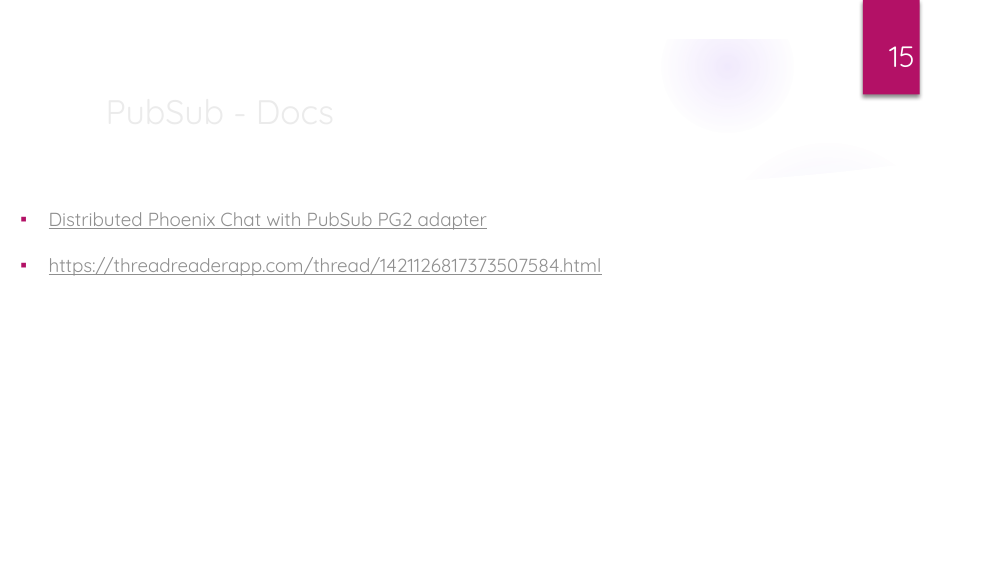
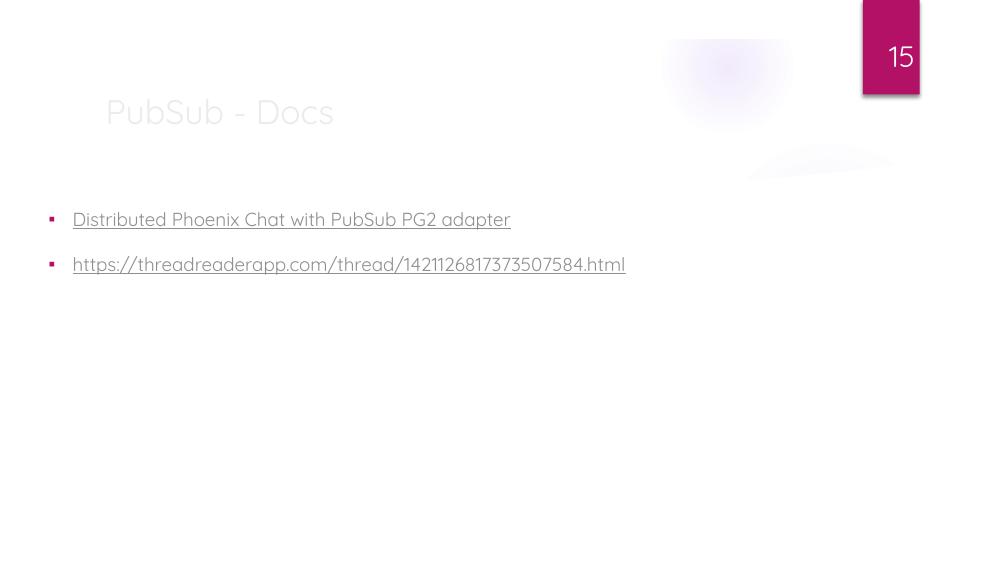
Before and after one commit to ohhi-vn/live_pub_demo, a slide deck: slide 15 of slide/Phoenix LiveView & Pubsub for Realtime & Scalable WebApp.pptx. Drawn at 1008x567 pixels with LibreOffice and Linux fonts; fonts in the diff are those of the drawing; background and template pictures are left out. Boxes give left, top, right and bottom in pixels: in the first picture for what was removed or moved away, otherwise in the second. Text is boxed around its words. In the diff, an @@ line names an element or a change of style, - is before the commit and + after.

```diff
--- a/slide/Phoenix LiveView & Pubsub for Realtime & Scalable WebApp.pptx
+++ b/slide/Phoenix LiveView & Pubsub for Realtime & Scalable WebApp.pptx
@@ text "Distributed Phoenix Chat with PubSub ...": place and size @@
-text "Distributed Phoenix Chat with PubSub ..." at [49, 212, 602, 276]
+text "Distributed Phoenix Chat with PubSub ..." at [73, 212, 626, 275]
@@ text "Distributed Phoenix Chat with PubSub ..." at [73, 212, 626, 275]: indent changed @@
```
Also in this commit, not shown: 6 other slides changed, 1 slide added, 1 slide removed, 4 other files.
